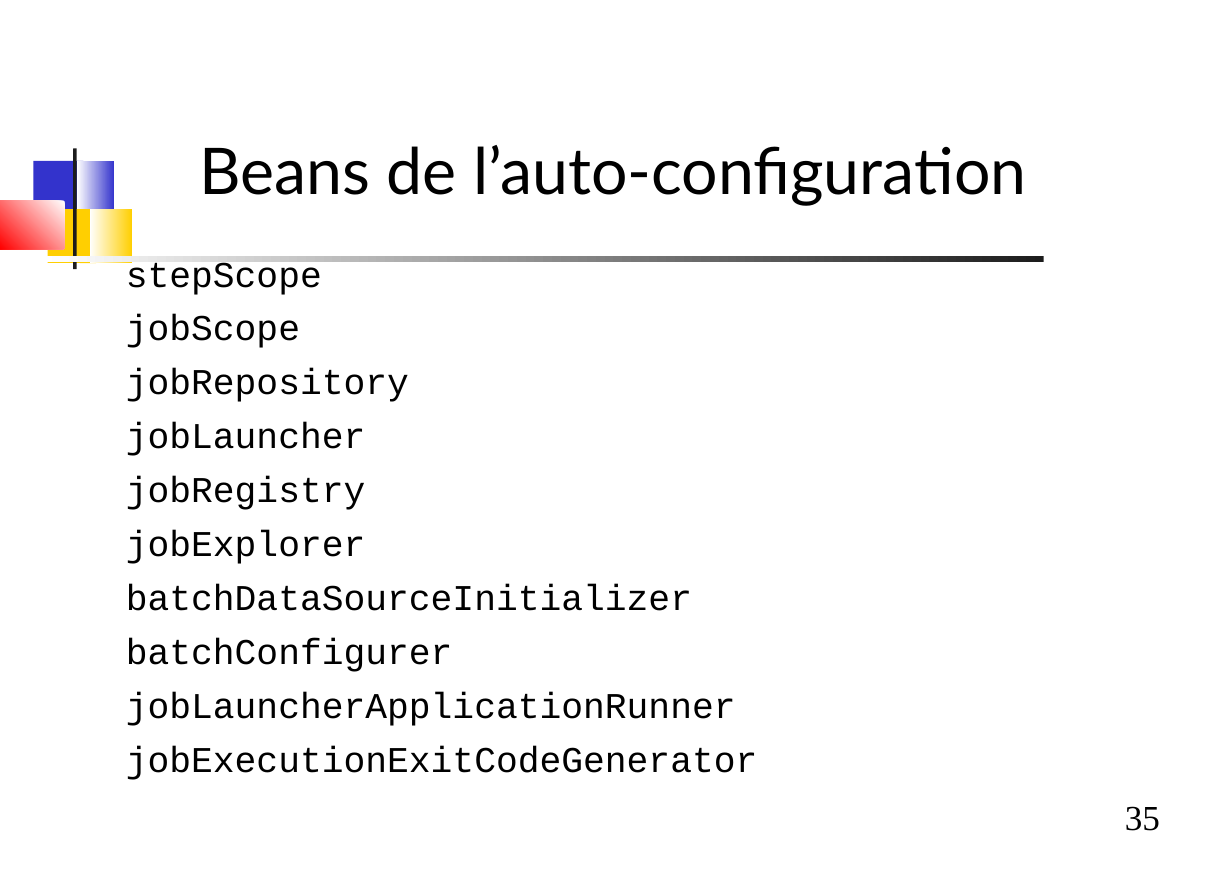
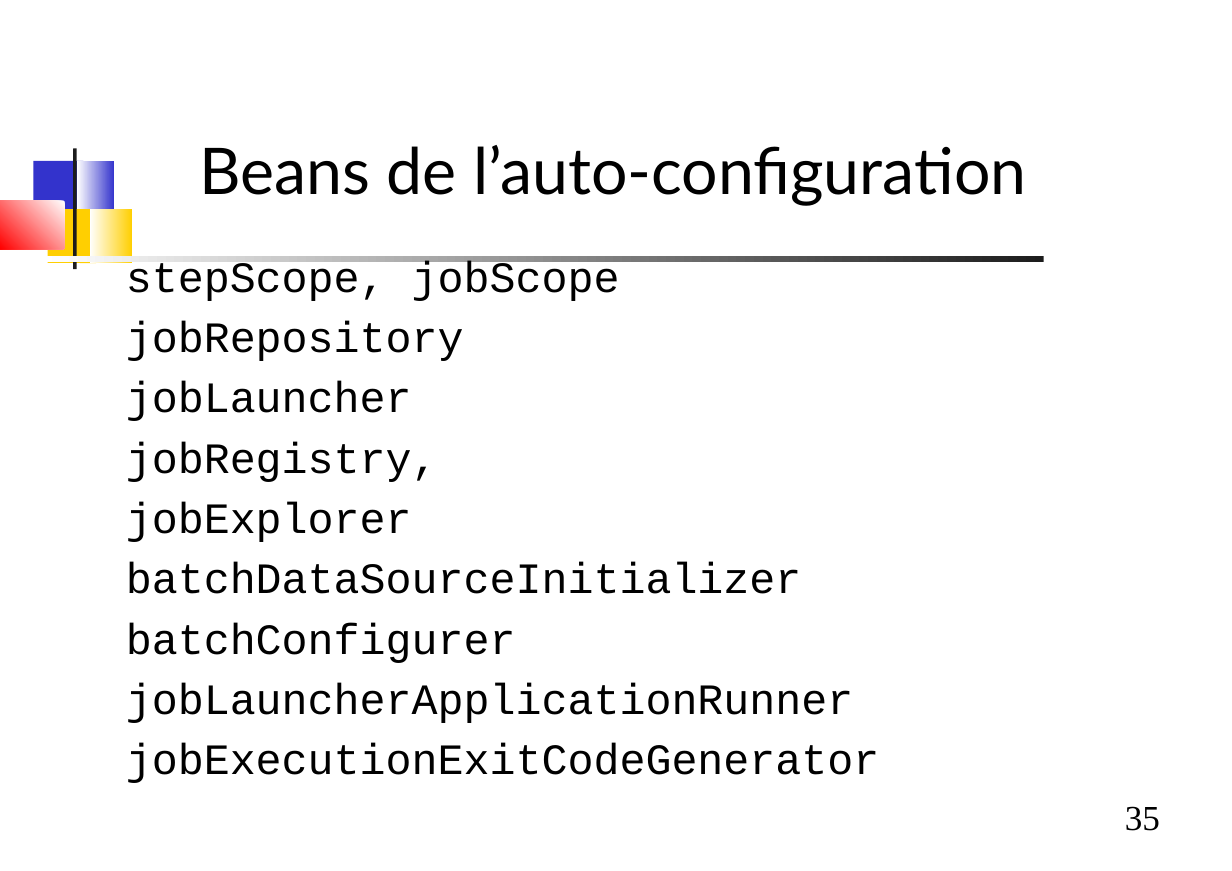
Before and after one commit to dthibau/springbatch, a slide deck: slide 35 of SpringBatch.odp. Drawn at 1232x871 pixels with LibreOffice and Linux fonts; fonts in the diff are those of the drawing. Boxes give left, top, right and bottom in pixels: in the first picture for what was removed or moved away, otherwise in the second. Text is boxed around its words. In the diff, an @@ line names an element or a change of style, - is before the commit and + after.

```diff
--- a/SpringBatch.odp
+++ b/SpringBatch.odp
@@ text at [126,260,620,301]: text changed; size 24.8 to 29.6 pt @@
-stepScope
-jobScope
+stepScope, jobScope
@@ text at [126,320,880,783]: size 24.8 to 29.6 pt in "jobRepository", "jobLauncher", "jobExplorer", "batchDataSourceInitializer" and 3 more places @@
@@ text at [126,441,438,482]: text changed; size 24.8 to 29.6 pt @@
-jobRegistry
+jobRegistry,
```
Also in this commit, not shown: 7 other slides changed, 3 slides removed, 2 other files.
